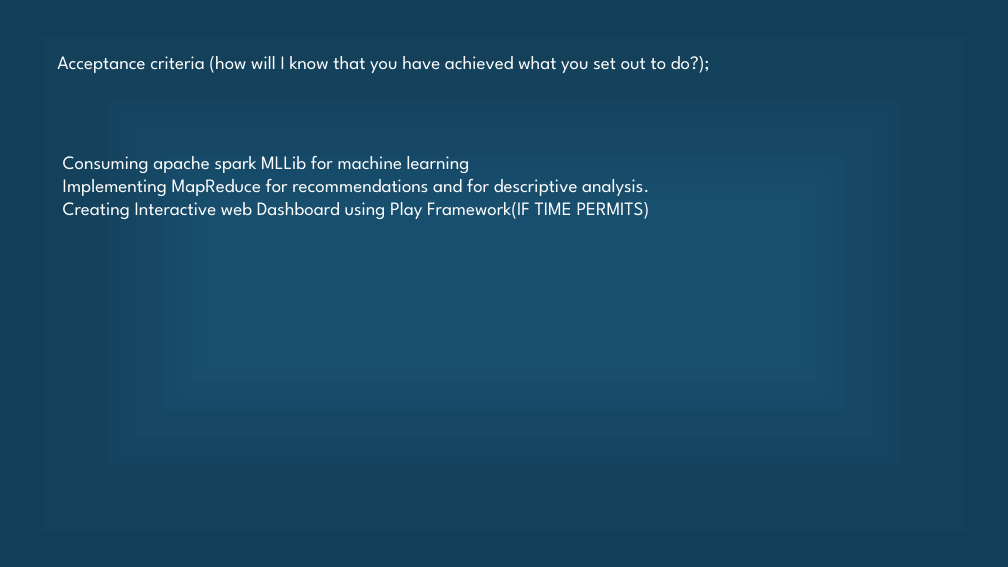
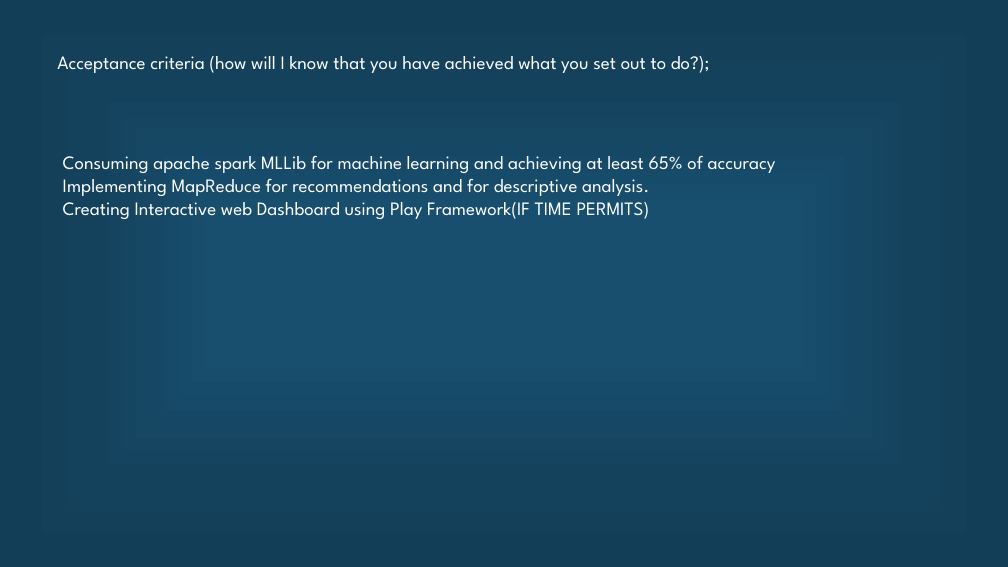
Before and after one commit to Ruchi2729/Scala-Final-Project, a slide deck: slide 7 of Final pre.pptx. Drawn at 1008x567 pixels with LibreOffice and Linux fonts; fonts in the diff are those of the drawing. Boxes give left, top, right and bottom in pixels: in the first picture for what was removed or moved away, otherwise in the second. Text is boxed around its words. In the diff, an @@ line names an element or a change of style, - is before the commit and + after.

Commit message:
latest Changes 1

```diff
--- a/Final pre.pptx
+++ b/Final pre.pptx
@@ text at (63, 155, 776, 173): text changed @@
-Consuming apache spark MLLib for machine learning
+Consuming apache spark MLLib for machine learning and achieving at least 65% of accuracy
```
Also in this commit, not shown: 2 other slides changed.
